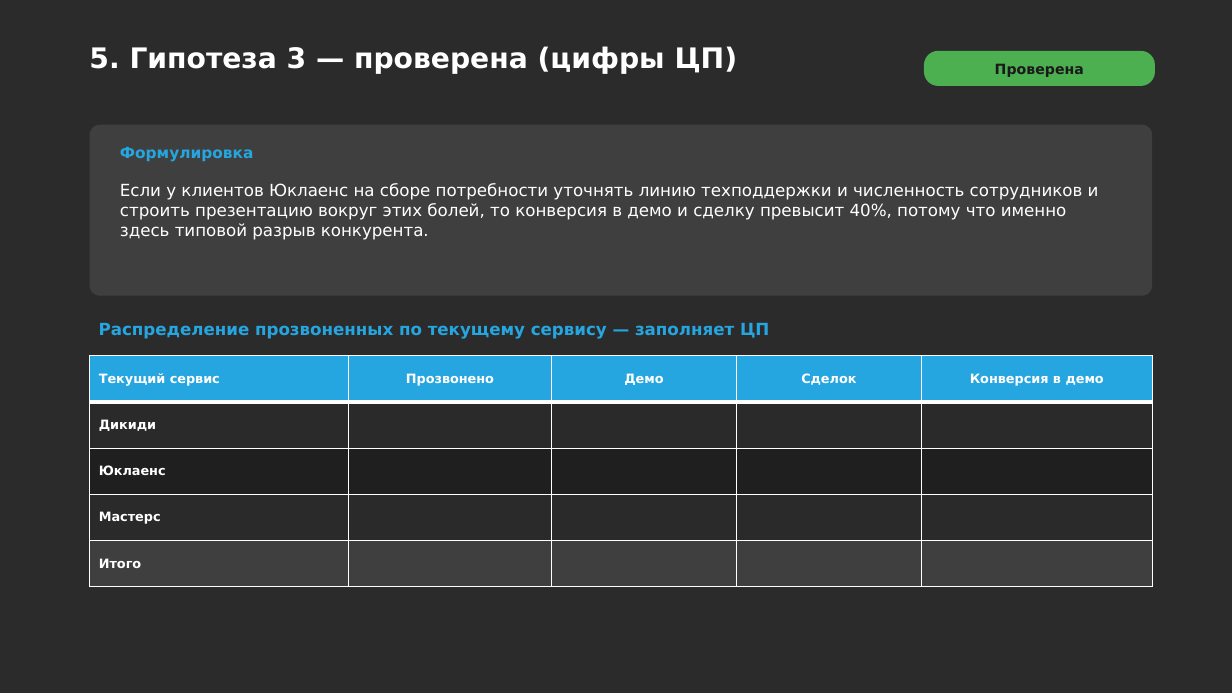
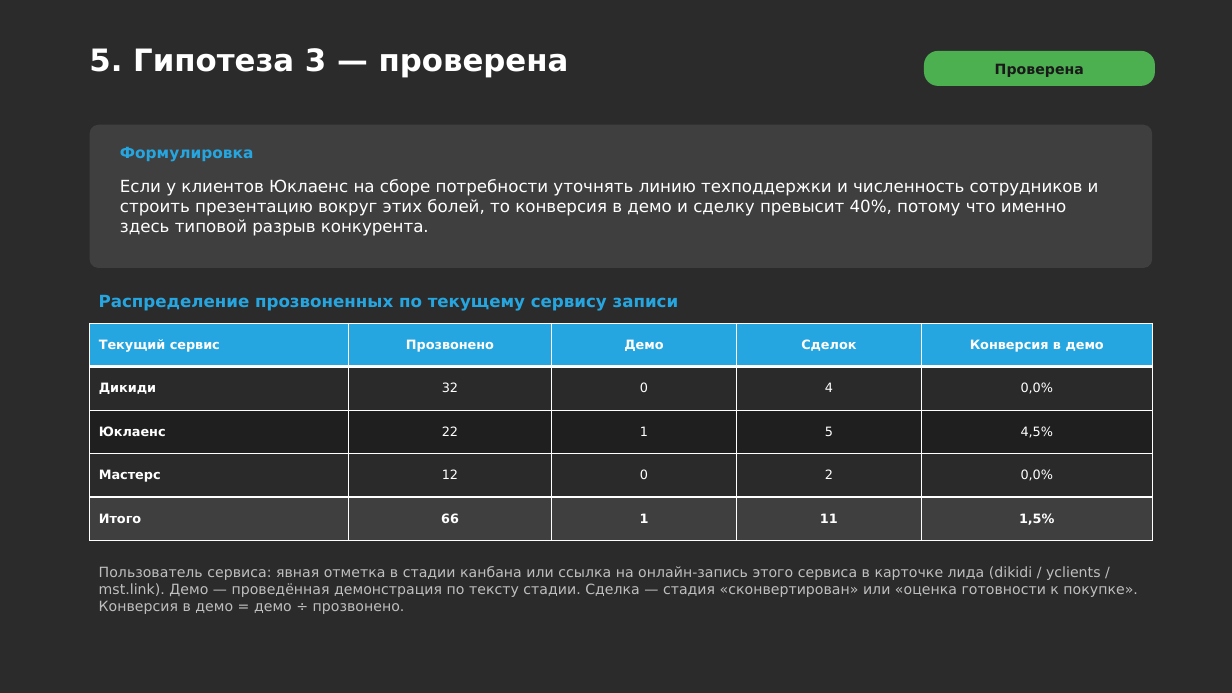
Before and after one commit to daaanilNikonov/for-lisa, a slide deck: slide 18 of presentation/Блиц-запись_Отчет_по_гипотезам.pptx. Drawn at 1232x693 pixels with LibreOffice and Linux fonts; fonts in the diff are those of the drawing; background and template pictures are left out; a plain dark background stands for a picture behind light text. Boxes give left, top, right and bottom in pixels: in the first picture for what was removed or moved away, otherwise in the second. Text is boxed around its words. In the diff, an @@ line names an element or a change of style, - is before the commit and + after.

```diff
--- a/presentation/Блиц-запись_Отчет_по_гипотезам.pptx
+++ b/presentation/Блиц-запись_Отчет_по_гипотезам.pptx
@@ title at (x1=89, y1=48, x2=569, y2=78): text changed; size 22 to 24 pt @@
-5. Гипотеза 3 — проверена (цифры ЦП)
+5. Гипотеза 3 — проверена
@@ rounded rectangle resized from (x1=90, y1=125, x2=1153, y2=296) to (x1=90, y1=125, x2=1153, y2=268) @@
@@ text "Если у клиентов Юклаенс на ..." moved from (x1=120, y1=183, x2=1099, y2=240) to (x1=120, y1=179, x2=1099, y2=236) @@
@@ text at (x1=99, y1=295, x2=679, y2=311): text changed @@
-Распределение прозвоненных по текущему сервису — заполняет ЦП
+Распределение прозвоненных по текущему сервису записи
@@ table at (x1=90, y1=323, x2=1153, y2=541) @@
-row 2: Дикиди |  |  |  | 
+row 2: Дикиди | 32 | 0 | 4 | 0,0%
-row 3: Юклаенс |  |  |  | 
+row 3: Юклаенс | 22 | 1 | 5 | 4,5%
-row 4: Мастерс |  |  |  | 
+row 4: Мастерс | 12 | 0 | 2 | 0,0%
-row 5: Итого |  |  |  | 
+row 5: Итого | 66 | 1 | 11 | 1,5%
@@ table resized from (x1=90, y1=356, x2=1153, y2=587) to (x1=90, y1=323, x2=1153, y2=541) @@
@@ text added at (x1=99, y1=566, x2=1137, y2=614), 11 pt, text #BFBFBF @@
+Пользователь сервиса: явная отметка в стадии канбана или ссылка на онлайн-запись этого сервиса в карточке лида (dikidi / yclients / mst.link). Демо — проведённая демонстрация по тексту стадии. Сделка — стадия «сконвертирован» или «оценка готовности к покупке». Конверсия в демо = демо ÷ прозвонено.
```
Also in this commit, not shown: 2 other files.
